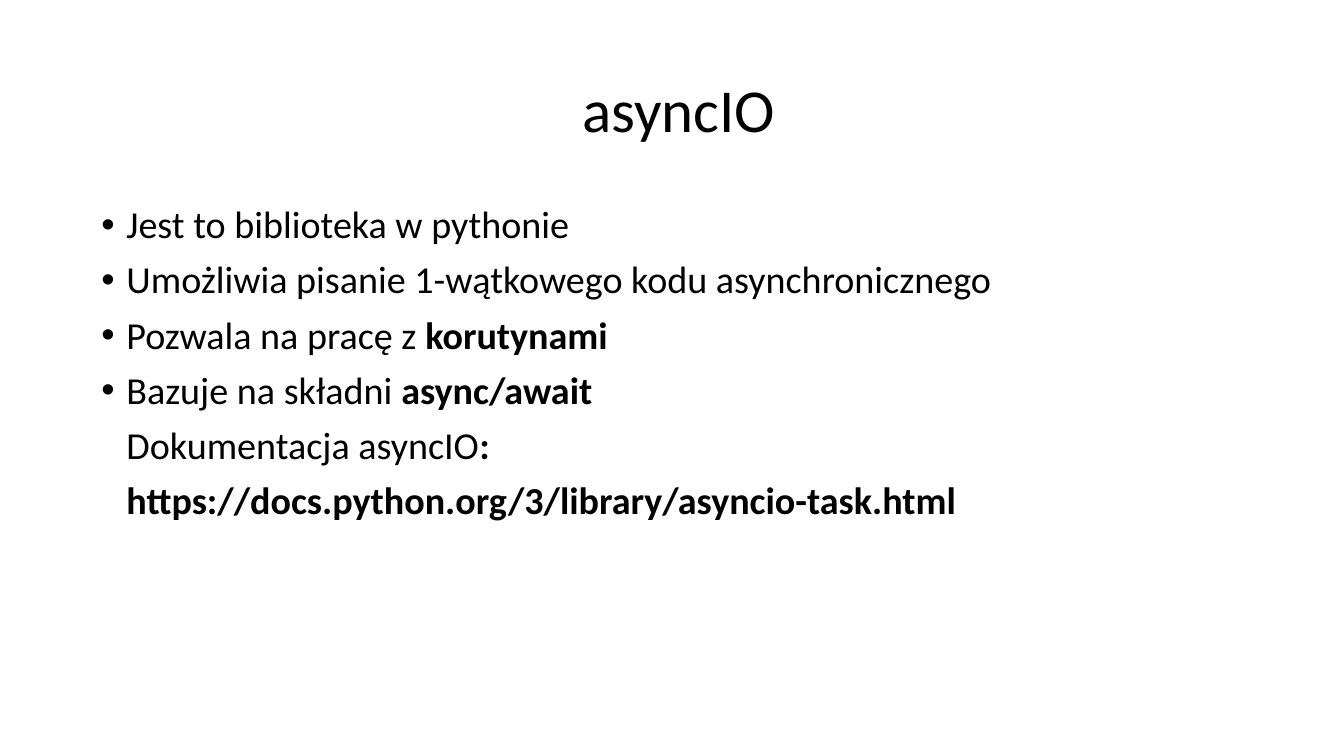
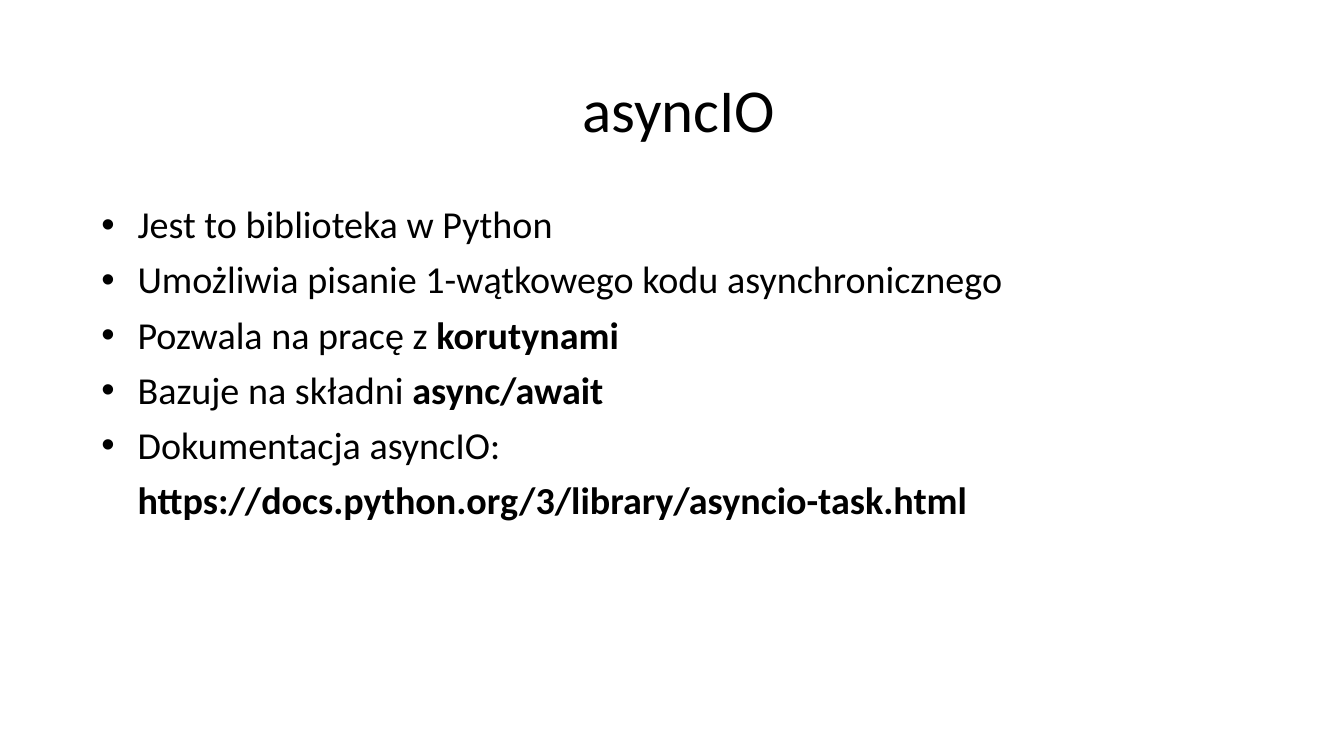
Before and after one commit to mpedziwiatr02/JPWP-User-Registration, a slide deck: slide 9 of PRESENTATION.odp. Drawn at 1344x756 pixels with LibreOffice and Linux fonts; fonts in the diff are those of the drawing; background and template pictures are left out. Boxes give left, top, right and bottom in pixels: in the first picture for what was removed or moved away, otherwise in the second. Text is boxed around its words. In the diff, an @@ line names an element or a change of style, - is before the commit and + after.

```diff
--- a/PRESENTATION.odp
+++ b/PRESENTATION.odp
@@ text at box(138, 211, 552, 244): text changed @@
-• Jest to biblioteka w pythonie
+• Jest to biblioteka w Python
@@ text at box(138, 266, 1002, 521): bold off in "asyncIO:"; indent changed; bullet none to • @@
```
Also in this commit, not shown: 18 other slides changed.
